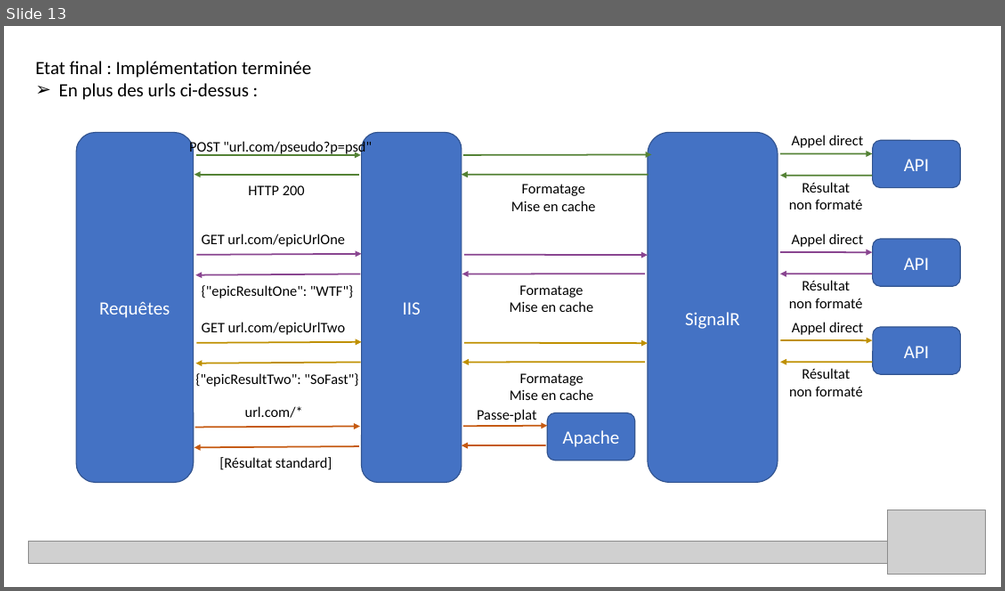
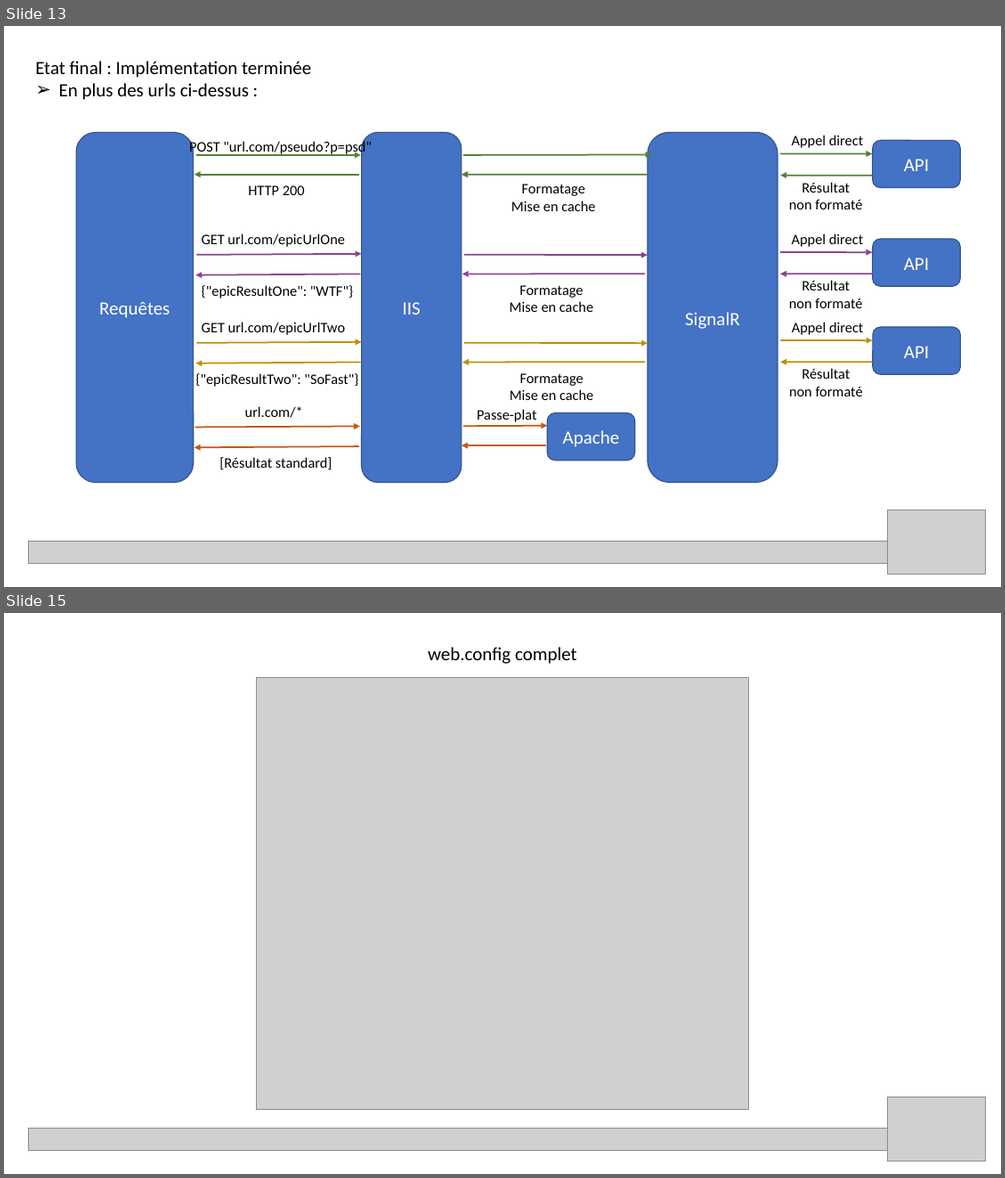
Before and after one commit to acaillol/SpeakUp-ApiShadowing, a slide deck: Speak'up API shadowing.pptx. Shown one above the other, each under a label of ours: slide 13 before the commit, slides 13 and 15 after it; the slides between them are not shown. The pictures are 1005x591 and 1005x1178 pixels, drawn with LibreOffice and Linux fonts; fonts in the diff are those of the drawing; grey boxes stand for pictures. Boxes give left, top, right and bottom in pixels: in the first picture for what was removed or moved away, otherwise in the second. Text is boxed around its words. In the diff, an @@ line names an element or a change of style, - is before the commit and + after.

```diff
--- a/Speak'up API shadowing.pptx
+++ b/Speak'up API shadowing.pptx
@@ slide 15 added at (x1=4, y1=613, x2=1001, y2=1174), background #FFFFFF @@
@@ text added at (x1=428, y1=647, x2=577, y2=664), 18 pt, text #000000 @@
+web.config complet
@@ picture added at (x1=256, y1=677, x2=749, y2=1110) @@
@@ picture added at (x1=887, y1=1097, x2=985, y2=1161) @@
@@ picture added at (x1=28, y1=1127, x2=887, y2=1150) @@
```
Also in this commit, not shown: 4 slides changed, 6 other files.
